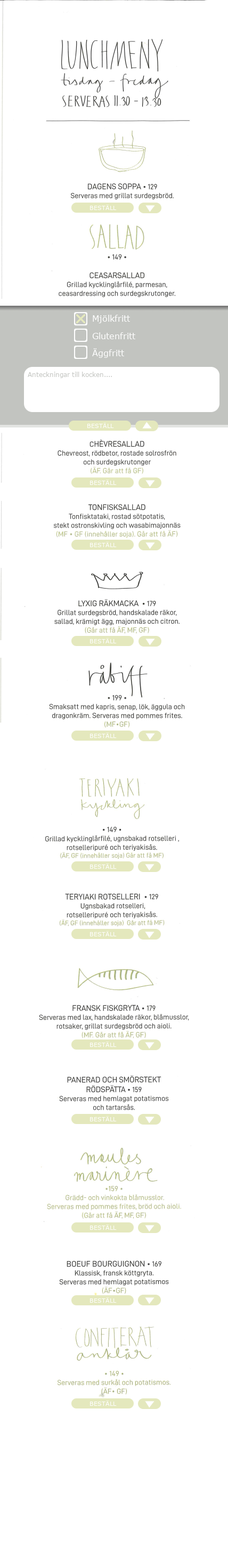
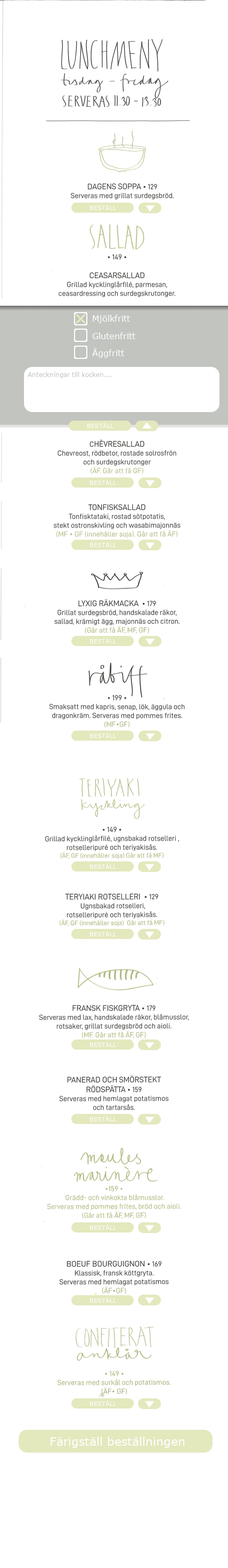
Comparing the layer stacks of the two (228, 1568) images. Changes:
added layer "färdigställbeställningen_btn" above "meny" over bbox(18, 1429, 213, 1453)
